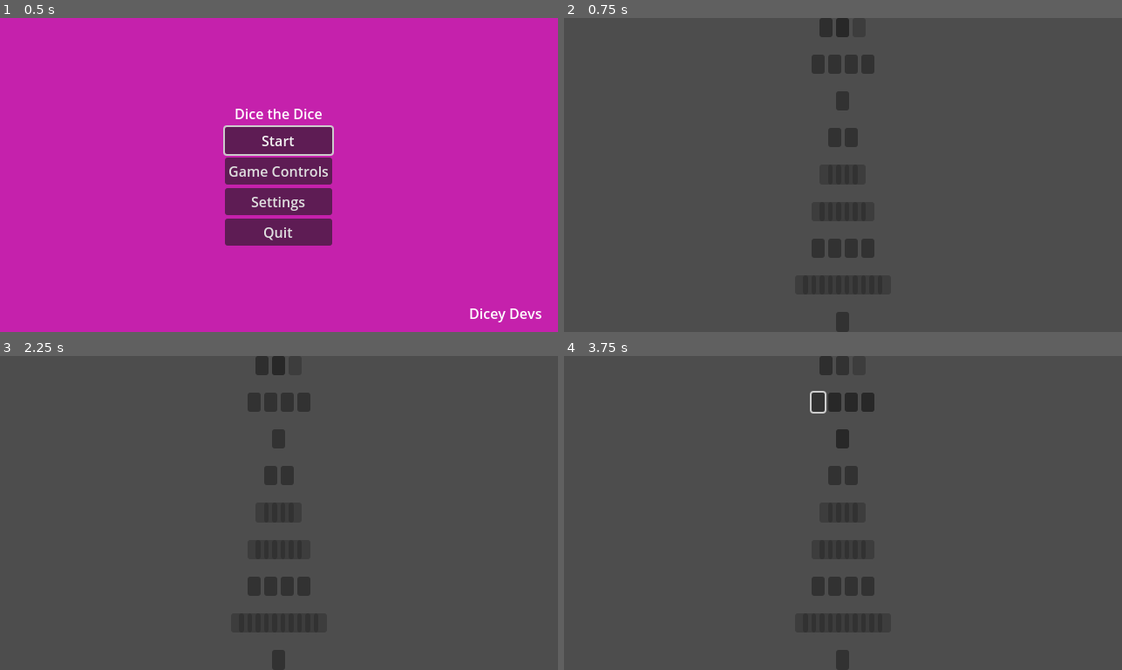
Above: before the commit, frames 1-4 (two rows, left to right).
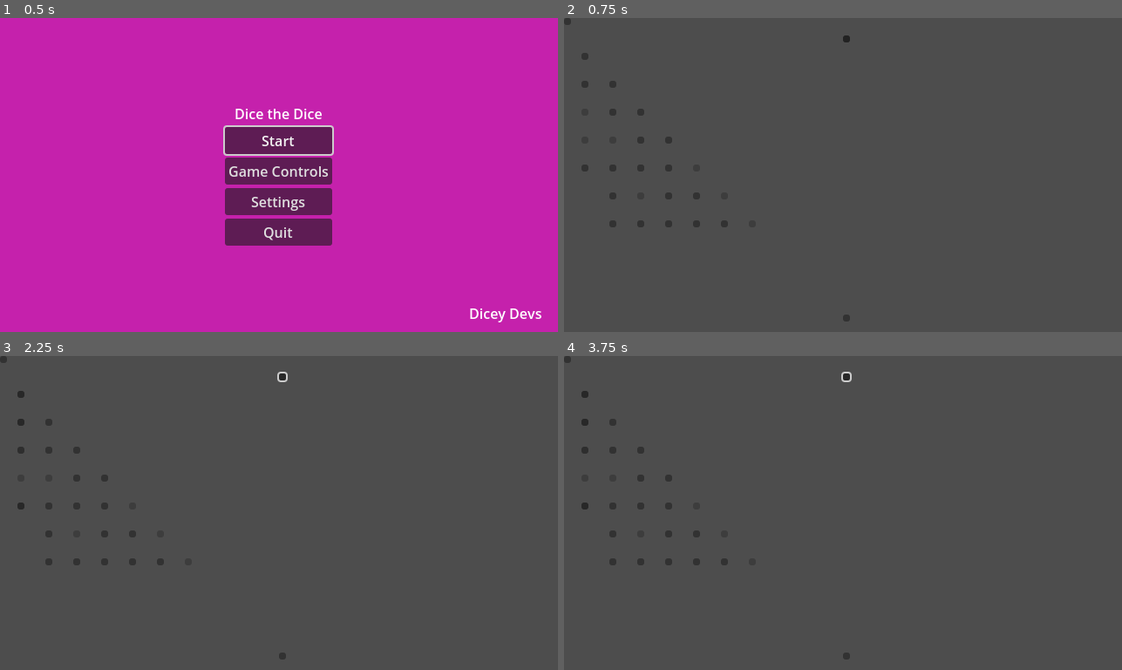
Above: after the commit, the same moments.

Repository: SadBonana/INTD450-Dice_Game
Game: Godot game, scene res://Menus/start_menu.tscn
Same seed, same stepped clock (60 frames per second), same inputs: the game is played once before the commit and once after it.
Inputs (mouse positions are in pixels of both pictures, inside the frame that each line leads up to):
- Up to frame 1 (0.5 s): no input
- Up to frame 2 (0.75 s): click "Start" at 0.5 s
- Up to frame 3 (2.25 s): click (262, 365) at 1.27 s; click (284, 377) at 2.02 s
- Up to frame 4 (3.75 s): click (843, 365) at 2.77 s; click (820, 403) at 3.52 s

Frame 1 is identical in both runs. In frame 2, 3.3% of the frame differs, in the area x 0-58%, y 0-100%; in frame 3, 3.4%; in frame 4, 3.5%.
Error before the commit: Invalid type in function 'change_scene_to_file' in base 'SceneTree'. Cannot convert argument 1 from Nil to String. (res://map/MapNode.gd:99)
Error after the commit: Invalid type in function 'change_scene_to_file' in base 'SceneTree'. Cannot convert argument 1 from Nil to String. (res://map/MapNode.gd:98)

Commit message:
Revert "Working to centre nodes and ensure that they print correctly"
This reverts commit 0a6a8db06781acc2eef3055199c39cf3e66ec646.

Diff:
--- a/map/MapNode.gd
+++ b/map/MapNode.gd
@@ -19,7 +19,6 @@
 #before the button should be used, otherwise it will break things
 func _init():
 	self.disabled = true
-	self.custom_minimum_size = Vector2(15,15)
 
 #set the depth of this node
 func set_depth(_depth:int):
--- a/map/MapTree.gd
+++ b/map/MapTree.gd
@@ -96,7 +96,7 @@
 
 	#create the end node (boss)
 	end = MapNode.new()
-	end.set_depth(d)
+	end.set_depth(d+1)
 	end.set_type(NT.BOSS)
 	end.position = map_array[map_array.size() - 1]
 
--- a/map/NodeContainer.tscn
+++ /dev/null
@@ -1,15 +0,0 @@
-[gd_scene format=3 uid="uid://cbykb1d8q5ugt"]
-
-[node name="NodeContainer" type="HBoxContainer"]
-custom_minimum_size = Vector2(640, 0)
-anchors_preset = 8
-anchor_left = 0.5
-anchor_top = 0.5
-anchor_right = 0.5
-anchor_bottom = 0.5
-offset_left = -320.0
-offset_right = 320.0
-grow_horizontal = 2
-grow_vertical = 2
-size_flags_vertical = 3
-alignment = 1
--- a/map/map.gd
+++ b/map/map.gd
@@ -1,17 +1,12 @@
 extends Node
 
-@onready var vContainer = %VNodeContainer
-@onready var hContainerPacked = preload("res://map/NodeContainer.tscn")
 var map
 const margin = 5
 var points = []
 
-func _ready():
+func _init():
 	map = MapTree.new()
-	vContainer.add_child(hContainerPacked.instantiate()) # for the root
-	for layer in map.d:
-		vContainer.add_child(hContainerPacked.instantiate())
-	var hContainers = vContainer.get_children()
+
 	for node in map.map_nodes:
 		if node != null:
 			print("Node:",node)
@@ -20,7 +15,7 @@
 			print("children:",node.get_sons())
 			print("type:",node.type)
 			print("depth:",node.depth)
-			hContainers[node.get_depth()].add_child(node)
+			add_child(node)
 	'''
 	var i = 0
 	for position in map.map_array:
@@ -33,6 +28,7 @@
 	'''
 
 func _draw():
+
 	#for position in map.positions:
 		#draw_circle(Vector2.ZERO, 4, Color.WHITE_SMOKE)
 	for node in map.map_nodes:
--- a/map/map.tscn
+++ b/map/map.tscn
@@ -2,20 +2,5 @@
 
 [ext_resource type="Script" path="res://map/map.gd" id="1_vgmaq"]
 
-[node name="Map" type="Control"]
-custom_minimum_size = Vector2(640, 360)
-layout_mode = 3
-anchors_preset = 0
-offset_right = 640.0
-offset_bottom = 360.0
+[node name="Map" type="Node2D"]
 script = ExtResource("1_vgmaq")
-
-[node name="VNodeContainer" type="VBoxContainer" parent="."]
-unique_name_in_owner = true
-layout_mode = 1
-anchors_preset = 15
-anchor_right = 1.0
-anchor_bottom = 1.0
-grow_horizontal = 2
-grow_vertical = 2
-theme_override_constants/separation = 20
